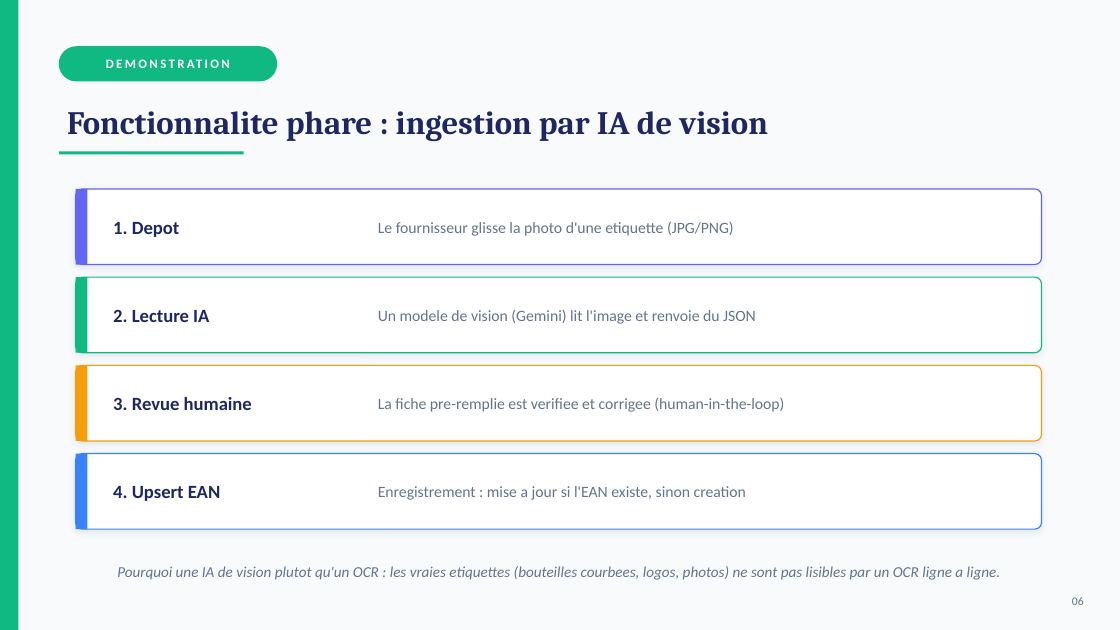
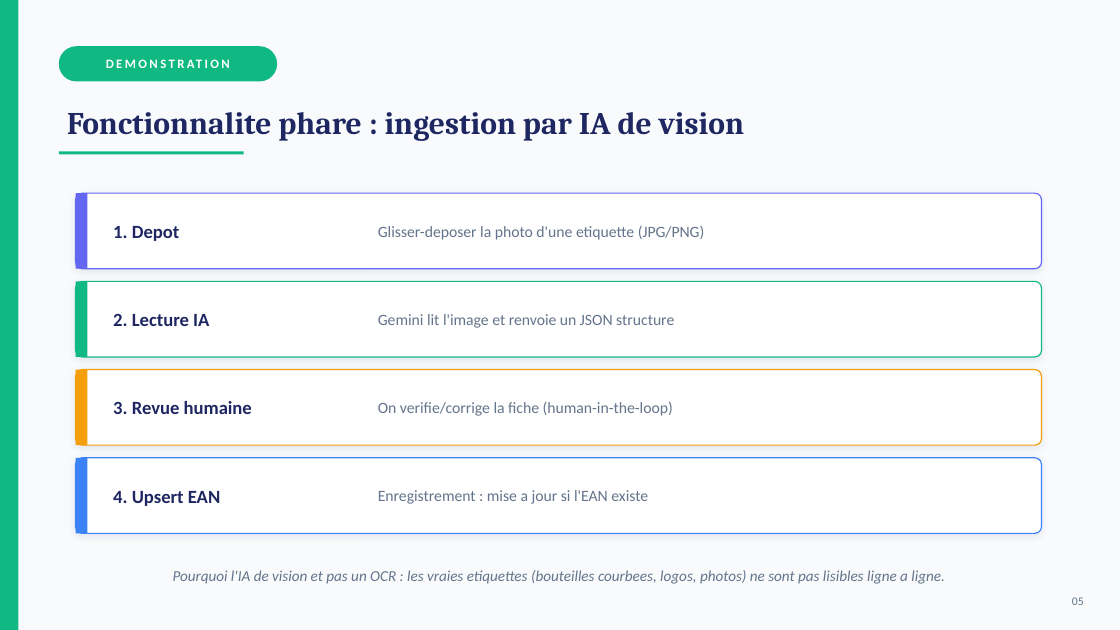
Before and after one commit to philippe-eftekhari/Projet-PIMP, a slide deck: slide 6 of presentation.pptx (slide 7 before the commit). Drawn at 1120x630 pixels with LibreOffice and Linux fonts; fonts in the diff are those of the drawing. Boxes give left, top, right and bottom in pixels: in the first picture for what was removed or moved away, otherwise in the second. Text is boxed around its words. In the diff, an @@ line names an element or a change of style, - is before the commit and + after.

```diff
--- a/presentation.pptx
+++ b/presentation.pptx
@@ text "Fonctionnalite phare : ingestion par ..." at [67, 112, 744, 141]: size 28 to 27 pt @@
@@ text at [378, 226, 705, 240]: text changed @@
-Le fournisseur glisse la photo d'une etiquette (JPG/PNG)
+Glisser-deposer la photo d'une etiquette (JPG/PNG)
@@ text at [378, 314, 674, 328]: text changed @@
-Un modele de vision (Gemini) lit l'image et renvoie du JSON
+Gemini lit l'image et renvoie un JSON structure
@@ 4 texts, 4 rounded rectangles, 4 rectangles: place and size @@
-4 texts, 4 rounded rectangles, 4 rectangles at [76, 189, 1042, 529]
+4 texts, 4 rounded rectangles, 4 rectangles at [76, 193, 1042, 534]
@@ text at [378, 401, 673, 416]: text changed @@
-La fiche pre-remplie est verifiee et corrigee (human-in-the-loop)
+On verifie/corrige la fiche (human-in-the-loop)
@@ text at [378, 490, 648, 504]: text changed @@
-Enregistrement : mise a jour si l'EAN existe, sinon creation
+Enregistrement : mise a jour si l'EAN existe
@@ text at [173, 570, 945, 584]: text changed @@
-Pourquoi une IA de vision plutot qu'un OCR : les vraies etiquettes (bouteilles courbees, logos, photos) ne sont pas lisibles par un OCR ligne a ligne.
+Pourquoi l'IA de vision et pas un OCR : les vraies etiquettes (bouteilles courbees, logos, photos) ne sont pas lisibles ligne a ligne.
@@ text at [1072, 597, 1084, 605]: text changed @@
-06
+05
```
Also in this commit, not shown: 14 other slides changed, 5 slides removed, 6 other files.
